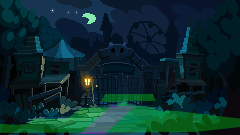
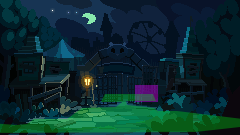
Layers edited between the first and the second (240, 135) image:
renamed "Grandma" to "Entrance", painted on it over bbox(80, 85, 158, 134)
